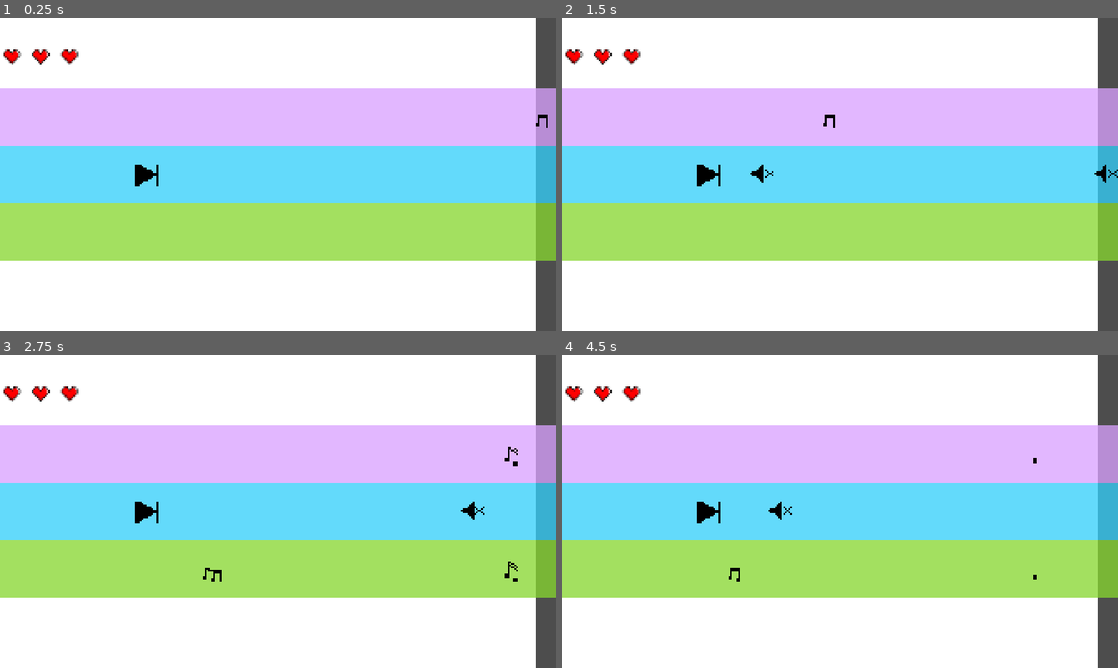
Above: before the commit, frames 1-4 (two rows, left to right).
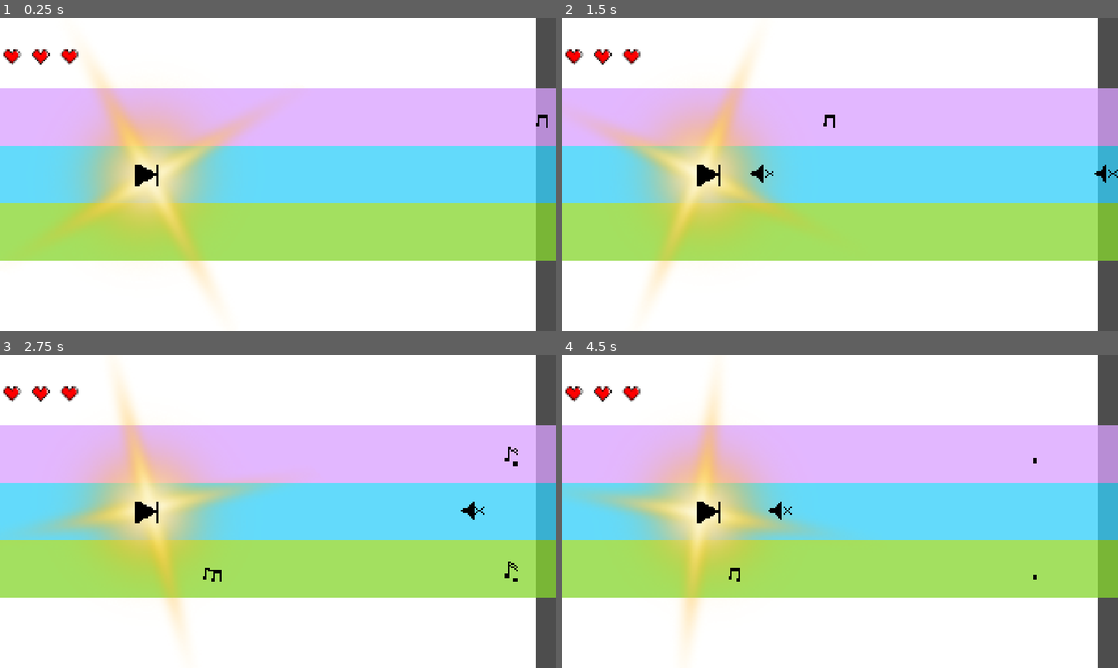
Above: after the commit, the same moments.

Repository: chorwat2137/haven-2026
Game: Godot game, scene res://scenes/main.tscn
The game is run twice, just before and just after one commit, with the same random seed, the same clock (stepped at 60 frames per second) and the same inputs.
Inputs:
- Up to frame 1 (0.25 s): no input
- Up to frame 2 (1.5 s): tap Enter (ui_accept) at 0.5, 0.77 s; hold Right (ui_right) from 0.53 s (still down); tap Space (shoot) at 0.6, 1.35 s
- Up to frame 3 (2.75 s): tap Enter (ui_accept) at 1.52 s; release Right (ui_right) at 2.03 s; hold Left (ui_left) from 2.03 s (still down); tap Space (shoot) at 2.1 s
- Up to frame 4 (4.5 s): release Left (ui_left) at 2.78 s; hold Right (ui_right) 2.78-4.28 s; tap Space (shoot) at 2.85, 3.6, 4.35 s; tap Enter (ui_accept) at 3.02, 3.77 s; hold Left (ui_left) from 4.28 s (still down)

The runs differ from the first frame. In frame 1, 10% of the frame differs, in the area x 11-48%, y 13-89%; in frame 2, 9.6%; in frame 3, 9.9%; in frame 4, 9.9%.

Commit message:
Automatic sync

Diff:
--- a/scripts/shine.gd
+++ b/scripts/shine.gd
@@ -1,6 +1,30 @@
 extends Sprite2D
 
 @export var rotation_speed: float = 2.0
+@export var animation_duration: float = 0.3
+
+var tween: Tween
+
+func _ready():
+	scale = Vector2.ZERO
+	show_sprite()
 
 func _process(delta: float) -> void:
 	rotation += rotation_speed * delta
+
+func show_sprite():
+	visible = true
+	scale = Vector2.ZERO
+
+	tween = create_tween()
+	tween.tween_property(self, "scale", Vector2.ONE, animation_duration) \
+		.set_trans(Tween.TRANS_BACK) \
+		.set_ease(Tween.EASE_OUT)
+
+func hide_sprite():
+	tween = create_tween()
+	tween.tween_property(self, "scale", Vector2.ZERO, animation_duration) \
+		.set_trans(Tween.TRANS_BACK) \
+		.set_ease(Tween.EASE_IN)
+
+	tween.tween_callback(func(): visible = false)
